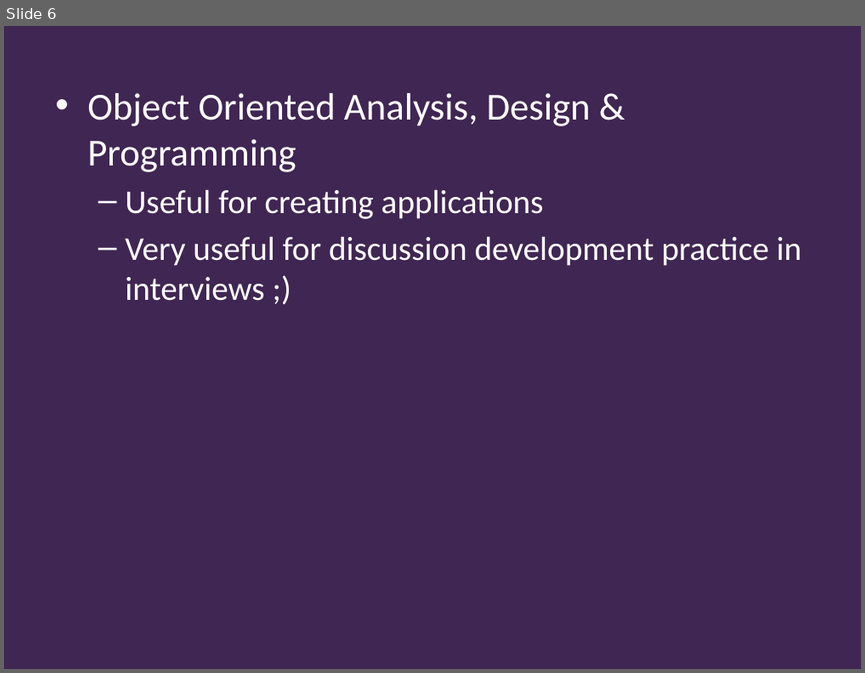
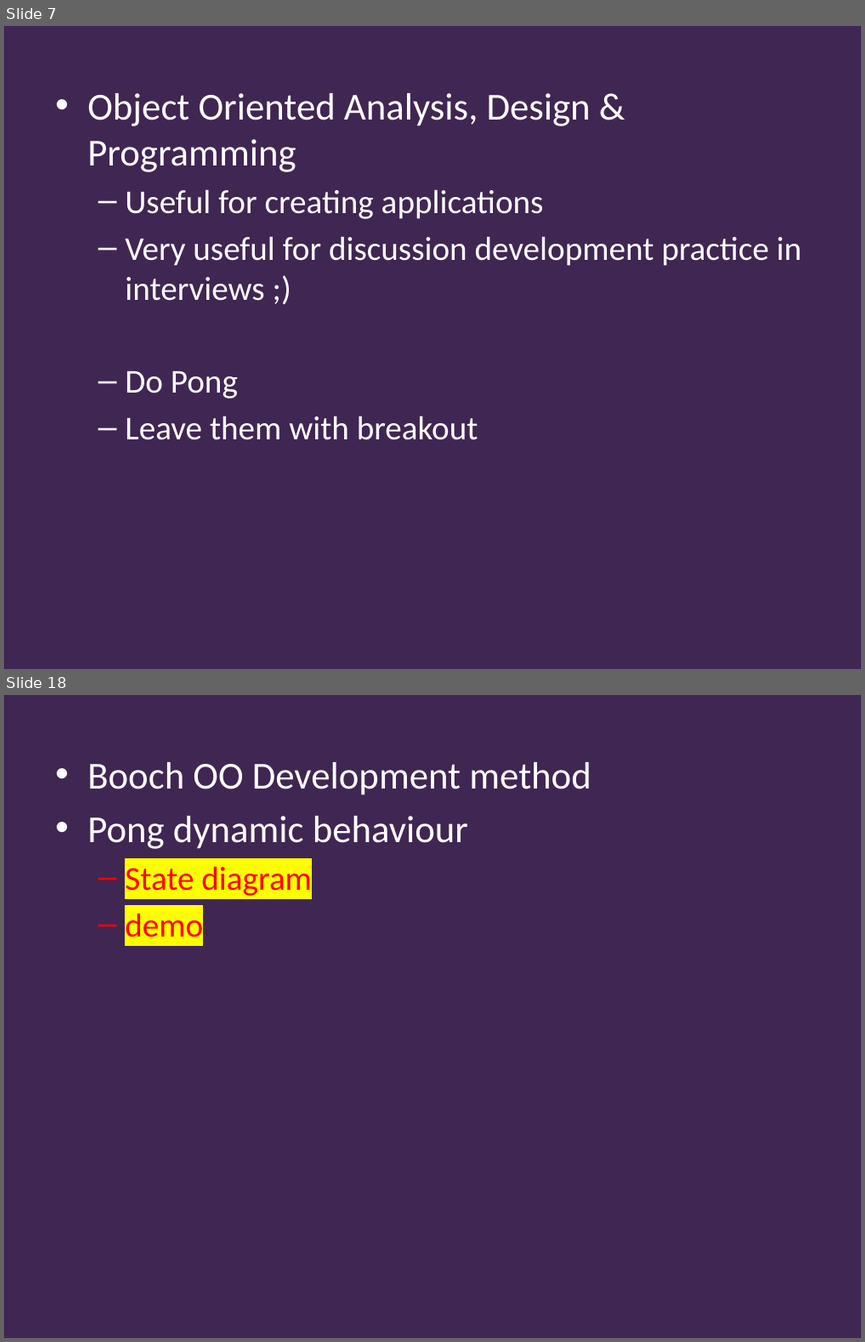
Before and after one commit to Falmouth-Games-Academy/ba-course-materials, a slide deck: GAM340/05/programming/2019-20-GAM340-05-programming-workshop.pptx. Shown one above the other, each under a label of ours: slide 6 before the commit, slides 7 and 18 after it; the slides between them are not shown. The pictures are 865x673 and 865x1342 pixels, drawn with LibreOffice and Linux fonts; fonts in the diff are those of the drawing; background and template pictures are left out. Boxes give left, top, right and bottom in pixels: in the first picture for what was removed or moved away, otherwise in the second. Text is boxed around its words. In the diff, an @@ line names an element or a change of style, - is before the commit and + after.

Commit message:
GA<340W5-pong WiP

```diff
--- a/GAM340/05/programming/2019-20-GAM340-05-programming-workshop.pptx
+++ b/GAM340/05/programming/2019-20-GAM340-05-programming-workshop.pptx
@@ slide 18 added at (4, 695, 861, 1338), background #402652 @@
@@ text added at (87, 762, 591, 937), 32 pt, text #FFFFFF @@
+• Booch OO Development method
+• Pong dynamic behaviour
+  – State diagram
+  – demo
@@ what was slide 6 is now slide 7 @@
@@ slide 7 changed as well @@
@@ text at (125, 371, 478, 440): paragraphs added @@
+  – Do Pong
+  – Leave them with breakout
```
Also in this commit, not shown: 1 other slide changed, 12 other slides added, 18 other files.
